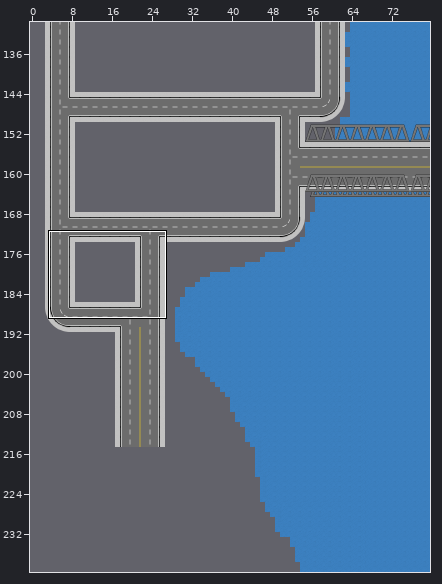
An edit to a level. Tiled map, Frund/Tiled/Nivel4.tmx. The picture above shows the old version from afar; the outline marks the close-up.
Close-up. Before the edit:
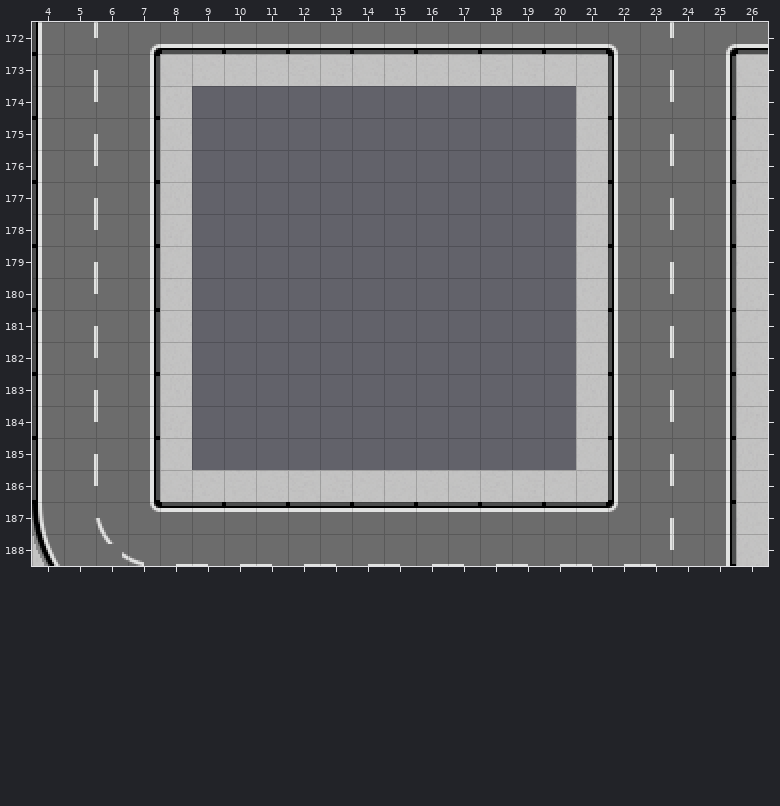
Cells are 16x16 px. Shown: x 4..26, y 172..188. The commit also changed other parts of the map, which this record leaves out.
The same view after the edit:
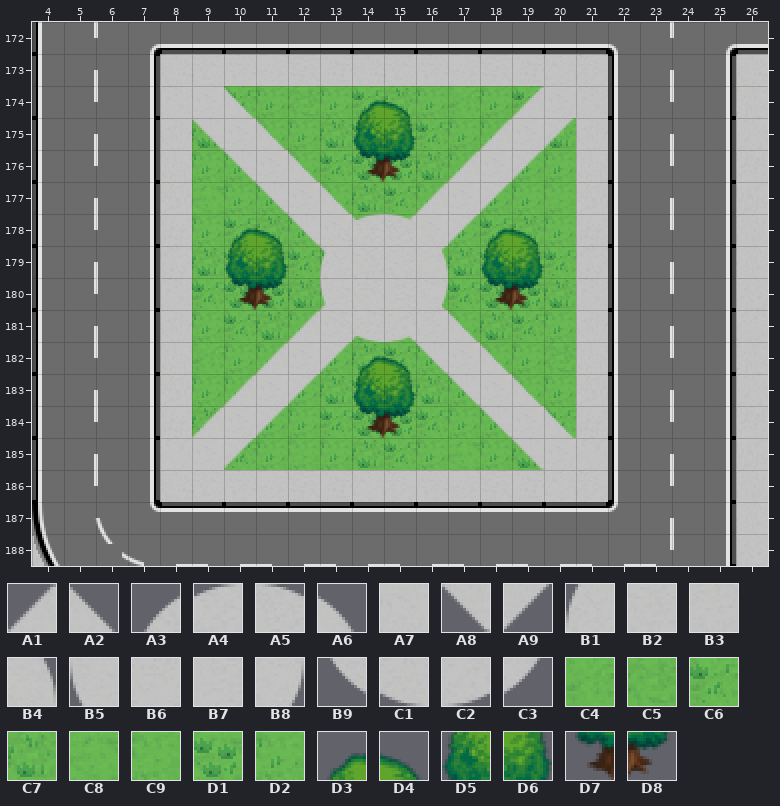
Key: from "Tileset Nivel 2": A1 457, A2 458, A3 459, A4 460, A5 461, A6 462, A7 490, A8 494, A9 495, B1 496, B2 497, B3 498, B4 499, B5 533, B6 534, B7 535, B8 536, B9 570, C1 571, C2 572, C3 573, C4 1319, C5 1320, C6 1321, C7 1322, C8 1356, C9 1357, D1 1358, D2 1359; from "plant repack Noche": D3 66, D4 67, D5 92, D6 93, D7 118, D8 119.
__ is an empty cell.
Tiles of an added or newly shown layer are drawn over the layers below it.
Edits made:
{"where": "layer \"Piso (T)\""}
{"y":174,"x":10,"old":"__ __ __ __ __ __ __ __ __ __","new":"C6 D2 C5 D2 C6 C7 D2 C4 D2 C6"}
{"y":175,"x":9,"old":"__","new":"C7"}
{"y":175,"x":11,"old":"__ __ __ __ __ __ __ __","new":"D2 D2 C7 D1 D1 C6 D2 D2"}
{"y":175,"x":20,"old":"__","new":"C7"}
{"y":176,"x":9,"old":"__ __","new":"D2 D2"}
{"y":176,"x":12,"old":"__ __ __ __ __ __","new":"D2 C6 D1 D1 C7 D2"}
{"y":176,"x":19,"old":"__ __","new":"D2 D2"}
{"y":177,"x":9,"old":"__ __ __","new":"C8 D2 D2"}
{"y":177,"x":13,"old":"__ __ __ __","new":"D2 C7 C6 D2"}
{"y":177,"x":18,"old":"__ __ __","new":"D2 D2 C9"}
{"y":178,"x":9,"old":"__ __ __ __","new":"D2 C6 C7 D2"}
{"y":178,"x":14,"old":"__ __","new":"C5 C4"}
{"y":178,"x":17,"old":"__ __ __ __","new":"D2 C6 C7 D2"}
{"y":179,"x":9,"old":"__ __ __ __ __","new":"C7 D1 D1 C6 D2"}
{"y":179,"x":16,"old":"__ __ __ __ __","new":"D2 C7 D1 D1 C6"}
{"y":180,"x":9,"old":"__ __ __ __ __","new":"C6 D1 D1 C7 D2"}
{"y":180,"x":16,"old":"__ __ __ __ __","new":"D2 C6 D1 D1 C7"}
{"y":181,"x":9,"old":"__ __ __ __","new":"D2 C6 C7 D2"}
{"y":181,"x":14,"old":"__ __","new":"D2 D2"}
{"y":181,"x":17,"old":"__ __ __ __","new":"D2 C7 C6 D2"}
{"y":182,"x":9,"old":"__ __ __","new":"C4 D2 D2"}
{"y":182,"x":13,"old":"__ __ __ __","new":"D2 C7 C6 D2"}
{"y":182,"x":18,"old":"__ __ __","new":"D2 D2 C5"}
{"y":183,"x":9,"old":"__ __","new":"D2 D2"}
{"y":183,"x":12,"old":"__ __ __ __ __ __","new":"D2 C7 D1 D1 C7 D2"}
{"y":183,"x":19,"old":"__ __","new":"D2 D2"}
{"y":184,"x":9,"old":"__","new":"C7"}
{"y":184,"x":11,"old":"__ __ __ __ __ __ __ __","new":"D2 D2 C6 D1 D1 C6 D2 D2"}
{"y":184,"x":20,"old":"__","new":"C6"}
{"y":185,"x":10,"old":"__ __ __ __ __ __ __ __ __ __","new":"C6 D2 C9 D2 C7 C6 D2 C8 D2 C7"}
{"where": "layer \"Plazas\" (added)"}
{"y":174,"x":9,"old":"__ __","new":"A7 A2"}
{"y":174,"x":19,"old":"__ __","new":"A1 A7"}
{"y":175,"x":9,"old":"__ __ __","new":"A8 A7 A2"}
{"y":175,"x":18,"old":"__ __ __","new":"A1 A7 A9"}
{"y":176,"x":10,"old":"__ __ __","new":"A8 A7 A2"}
{"y":176,"x":17,"old":"__ __ __","new":"A1 A7 A9"}
{"y":177,"x":11,"old":"__ __ __","new":"A8 A7 A2"}
{"y":177,"x":16,"old":"__ __ __","new":"A1 A7 A9"}
{"y":178,"x":12,"old":"__ __ __ __ __ __","new":"A8 A7 A2 A1 A7 A9"}
{"y":179,"x":13,"old":"__","new":"A8"}
{"y":179,"x":16,"old":"__","new":"A9"}
{"y":180,"x":13,"old":"__","new":"A1"}
{"y":180,"x":16,"old":"__","new":"A2"}
{"y":181,"x":12,"old":"__ __ __ __ __ __","new":"A1 A7 A9 A8 A7 A2"}
{"y":182,"x":11,"old":"__ __ __","new":"A1 A7 A9"}
{"y":182,"x":16,"old":"__ __ __","new":"A8 A7 A2"}
{"y":183,"x":10,"old":"__ __ __","new":"A1 A7 A9"}
{"y":183,"x":17,"old":"__ __ __","new":"A8 A7 A2"}
{"y":184,"x":9,"old":"__ __ __","new":"A1 A7 A9"}
{"y":184,"x":18,"old":"__ __ __","new":"A8 A7 A2"}
{"y":185,"x":9,"old":"__ __","new":"A7 A9"}
{"y":185,"x":19,"old":"__ __","new":"A8 A7"}
{"where": "layer \"Plazas 2\" (added)"}
{"y":178,"x":13,"old":"__ __ __ __","new":"A3 A4 A5 A6"}
{"y":179,"x":13,"old":"__ __ __ __","new":"B1 B2 B3 B4"}
{"y":180,"x":13,"old":"__ __ __ __","new":"B5 B6 B7 B8"}
{"y":181,"x":13,"old":"__ __ __ __","new":"B9 C1 C2 C3"}
{"where": "layer \"Arboles 3 (No T)\""}
{"y":174,"x":14,"old":"__ __","new":"D3 D4"}
{"y":175,"x":14,"old":"__ __","new":"D5 D6"}
{"y":176,"x":14,"old":"__ __","new":"D7 D8"}
{"y":178,"x":10,"old":"__ __","new":"D3 D4"}
{"y":178,"x":18,"old":"__ __","new":"D3 D4"}
{"y":179,"x":10,"old":"__ __","new":"D5 D6"}
{"y":179,"x":18,"old":"__ __","new":"D5 D6"}
{"y":180,"x":10,"old":"__ __","new":"D7 D8"}
{"y":180,"x":18,"old":"__ __","new":"D7 D8"}
{"y":182,"x":14,"old":"__ __","new":"D3 D4"}
{"y":183,"x":14,"old":"__ __","new":"D5 D6"}
{"y":184,"x":14,"old":"__ __","new":"D7 D8"}
{"label":"added","picture_box":[192,86,576,470]}
